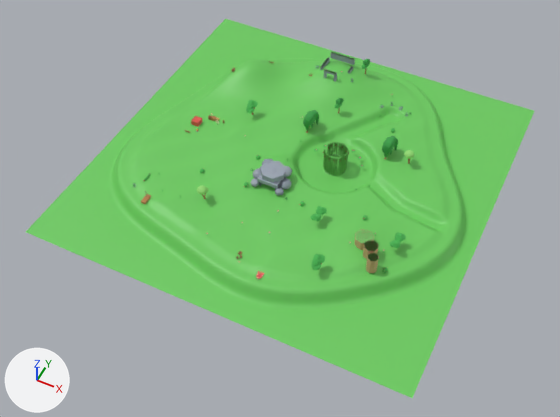
A saved change to the glTF model src/islands/island1/level.glb.
Both versions are drawn from a camera (50 mm lens) standing at (92.0, -200.0, 216.0) and looking at (1.0, -18.0, -11.0). Lighting does not change. The marker at lower left points along +X, +Y and +Z. The first picture is the older version. Where no turn or scale is listed for an object, it has been applied to the vertices.

In view in the first picture: 'ground' and 28 more.
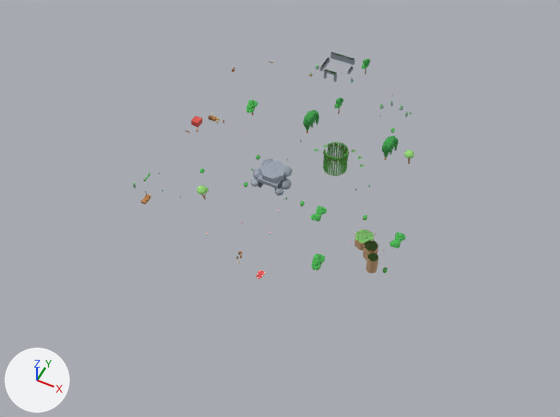
Boxes [x1, y1, x2, y2] around the edits, measured in the pictures (560 x 417 px):
'ground', deleted (green): before [26, 19, 534, 398]

Diff of the bpy script that builds the scene:
```diff
--- a/src/islands/island1/level.glb.py
+++ b/src/islands/island1/level.glb.py
@@ ob_ground @@
-ob_ground = bpy.data.objects.new('ground', me_grid)
-ob_ground.location = (0.0, 0.0, 0.0)
```
